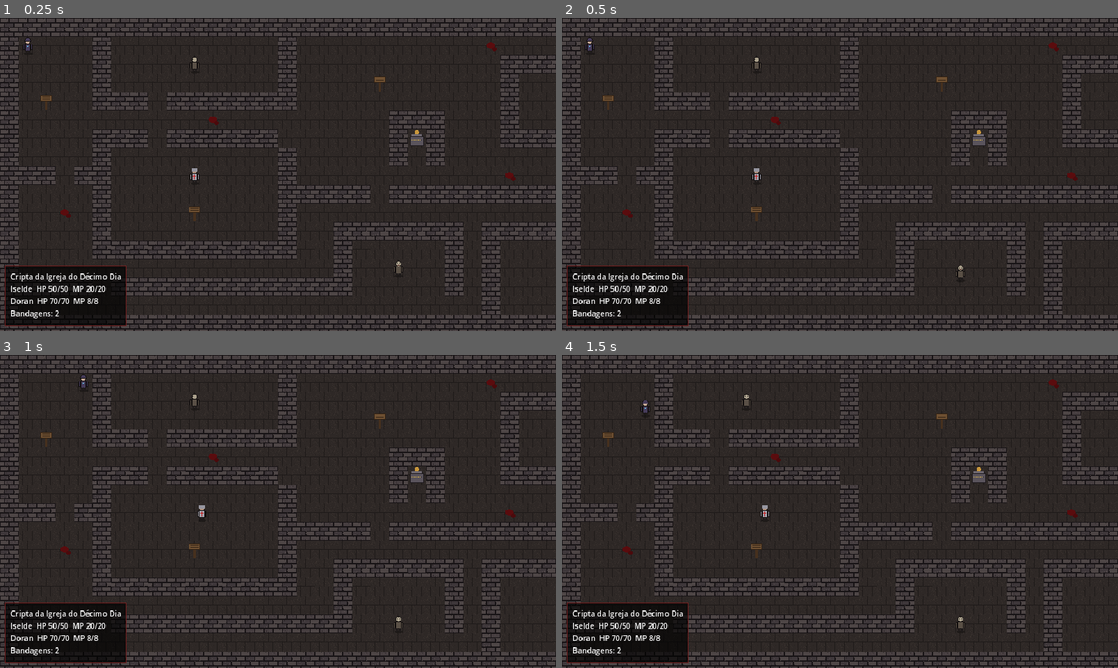
Above: before the commit, frames 1-4 (two rows, left to right).
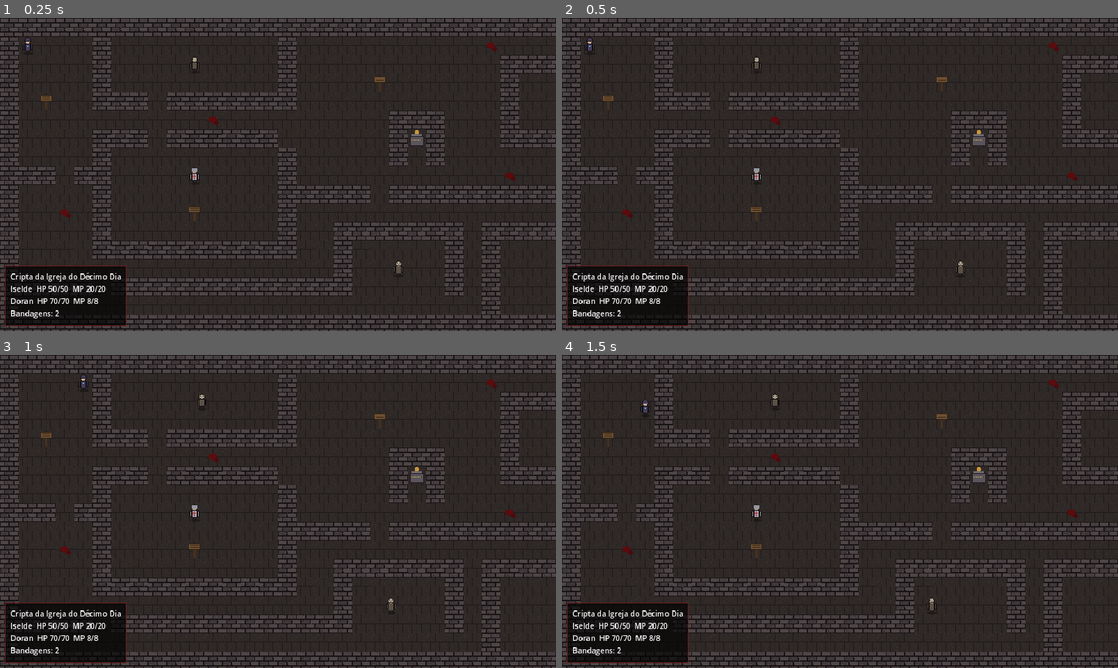
Above: after the commit, the same moments.

Repository: Mattos999/Aevorath-RPG
Game: Godot game, scene res://scenes/main.tscn
The game is run twice, just before and just after one commit, with the same random seed, the same clock (stepped at 60 frames per second) and the same inputs.
Inputs (mouse positions are in pixels of both pictures, inside the frame that each line leads up to):
- Up to frame 1 (0.25 s): no input
- Up to frame 2 (0.5 s): no input
- Up to frame 3 (1 s): move the mouse to (400, 495) at 0.52 s; hold Right (mover_direita) from 0.53 s (still down); tap Z (interagir) at 0.6 s; click (400, 495) at 0.67 s
- Up to frame 4 (1.5 s): move the mouse to (728, 527) at 1.27 s; release Right (mover_direita) at 1.28 s; hold Down (mover_baixo) from 1.28 s (still down); tap Z (interagir) at 1.35 s

Frame 1 is identical in both runs. In frame 2, less than 0.1% of the frame differs, in the area x 70-73%, y 77-84%; in frame 3, 0.3%; in frame 4, 0.3%, in the area x 32-73%, y 12-88%.

Commit message:
Adiciona Soldado de Sarnheim como inimigo
Usa a arte do Carlos: o sprite grande na batalha (fundo removido) e a
folha 3x4 de caminhada no mapa, com animação por direção.

Co-Authored-By: Claude Opus 5.5 (1M context) <noreply@anthropic.com>
Claude-Session: https://claude.ai/code/session_01JfamrDqYGnh6nRSnpEDME8

Diff:
--- a/scripts/data/inimigos.gd
+++ b/scripts/data/inimigos.gd
@@ -45,4 +45,29 @@
 		],
 		"regioes": REGIOES_HUMANOIDE,
 	},
+	"sarnheim": {
+		"id": "sarnheim",
+		"nome": "Soldado de Sarnheim",
+		"descricao": "Guarda do Reino de Correntes, a serviço da rainha Keith. Armadura pesada, elmo quase impenetrável.",
+		"hp": 75,
+		"ataque": 17,
+		"defesa": 5,
+		"agilidade": 6,
+		"textura": "res://assets/batalha/sarnheim.png",
+		"sprite_mapa": "res://assets/sprites/sarnheim.png",
+		# Folha 3x4 de 32x32: colunas = passos; linhas = baixo, esquerda, direita, cima.
+		"folha_mapa": true,
+		"hp_partes": {"cabeca": 40, "braco_esq": 26, "braco_dir": 26, "pernas": 30},
+		"ataques": [
+			{"nome": "Golpe de manopla", "mult": 1.0},
+			{"nome": "Corrente de Sarnheim", "mult": 1.25, "precisao": 0.85},
+		],
+		"regioes": {
+			"cabeca": Rect2(80, 15, 28, 39),
+			"torso": Rect2(66, 54, 58, 66),
+			"braco_esq": Rect2(50, 50, 16, 98),
+			"braco_dir": Rect2(124, 50, 15, 98),
+			"pernas": Rect2(64, 120, 62, 121),
+		},
+	},
 }
--- a/scripts/mundo/mapas.gd
+++ b/scripts/mundo/mapas.gd
@@ -3,7 +3,8 @@
 ##   #  parede        .  chão          ,  sangue (chão)
 ##   P  início        A  Altar dos Nove Sóis (descanso)
 ##   S  placa/texto (na ordem em que aparecem, lendo linha a linha)
-##   C  Cruzado       O  Fiel Oco      X  saída (fim da demo)
+##   C  Cruzado       O  Fiel Oco      N  Soldado de Sarnheim
+##   X  saída (fim da demo)
 
 const CRIPTA := {
 	"nome": "Cripta da Igreja do Décimo Dia",
@@ -15,7 +16,7 @@
 		"#.S..###.#######...........#...C...#",
 		"#..........,.........###...#.......#",
 		"#....###.######......#A#...###.#####",
-		"#....#.........#.....#.#...........#",
+		"#....#.........#.....#.#.........N.#",
 		"###.##....C....#...........,.......#",
 		"#....#.........#####.###########.###",
 		"#..,.#....S....#.................O.#",
--- a/scripts/mundo/mundo.gd
+++ b/scripts/mundo/mundo.gd
@@ -14,6 +14,8 @@
 const TEX_PLACA := preload("res://assets/tiles/placa.png")
 const TEX_SAIDA := preload("res://assets/tiles/saida.png")
 const TEX_HEROI := preload("res://assets/sprites/heroi.png")
+
+const INIMIGO_POR_LETRA := {"C": "cruzado", "O": "oco", "N": "sarnheim"}
 
 const DIRECOES := {
 	"mover_cima": Vector2i.UP,
@@ -61,10 +63,10 @@
 				"S":
 					placas[pos] = mapa["placas"][indice_placa] if indice_placa < mapa["placas"].size() else "..."
 					indice_placa += 1
-				"C", "O":
+				"C", "O", "N":
 					var id := "%s_%d_%d" % [c, x, y]
 					if not Jogo.inimigos_derrotados.has(id):
-						_criar_inimigo(id, "cruzado" if c == "C" else "oco", pos)
+						_criar_inimigo(id, INIMIGO_POR_LETRA[c], pos)
 					c = "."
 			limpa += c
 		grade.append(limpa)
@@ -93,8 +95,11 @@
 	no.centered = false
 	no.position = Vector2(pos * TILE)
 	no.z_index = 1
+	if Inimigos.DADOS[tipo].get("folha_mapa", false):
+		no.hframes = 3
+		no.vframes = 4
 	add_child(no)
-	inimigos[id] = {"no": no, "pos": pos, "tipo": tipo}
+	inimigos[id] = {"no": no, "pos": pos, "tipo": tipo, "passo": 0}
 
 
 func _draw() -> void:
@@ -286,9 +291,21 @@
 				break
 			if _livre(alvo) and _inimigo_em(alvo) == "" and _tile(alvo) != "X":
 				dados["pos"] = alvo
+				_animar_passo(dados, dir)
 				var tween := create_tween()
 				tween.tween_property(dados["no"], "position", Vector2(alvo * TILE), TEMPO_PASSO * 1.5)
 				break
+
+
+const LINHA_FOLHA := {Vector2i.DOWN: 0, Vector2i.LEFT: 1, Vector2i.RIGHT: 2, Vector2i.UP: 3}
+
+
+func _animar_passo(dados: Dictionary, dir: Vector2i) -> void:
+	var no: Sprite2D = dados["no"]
+	if no.hframes < 3:
+		return
+	dados["passo"] = (dados["passo"] + 1) % 3
+	no.frame = LINHA_FOLHA[dir] * 3 + dados["passo"]
 
 
 func _encontro(id: String) -> void:
--- a/tests/teste_auto.gd
+++ b/tests/teste_auto.gd
@@ -12,7 +12,7 @@
 	_testar_mapa()
 	_testar_membros()
 	for aleatorio in [false, true]:
-		for inimigo in ["oco", "cruzado"]:
+		for inimigo in ["oco", "cruzado", "sarnheim"]:
 			for i in 6:
 				Jogo.novo_jogo()
 				await _jogar_batalha(inimigo, aleatorio)
Binary file added: assets/batalha/sarnheim.png
Not shown, added: assets/batalha/sarnheim.png.import
Binary file added: assets/sprites/sarnheim.png
Not shown, added: assets/sprites/sarnheim.png.import
Not shown, changed: README.md
